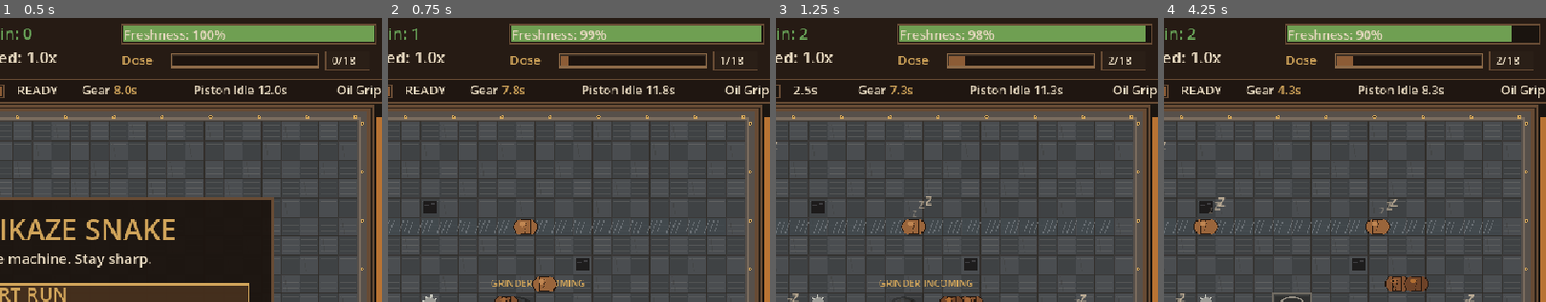
Above: before the commit, frames 1-4 (left to right).
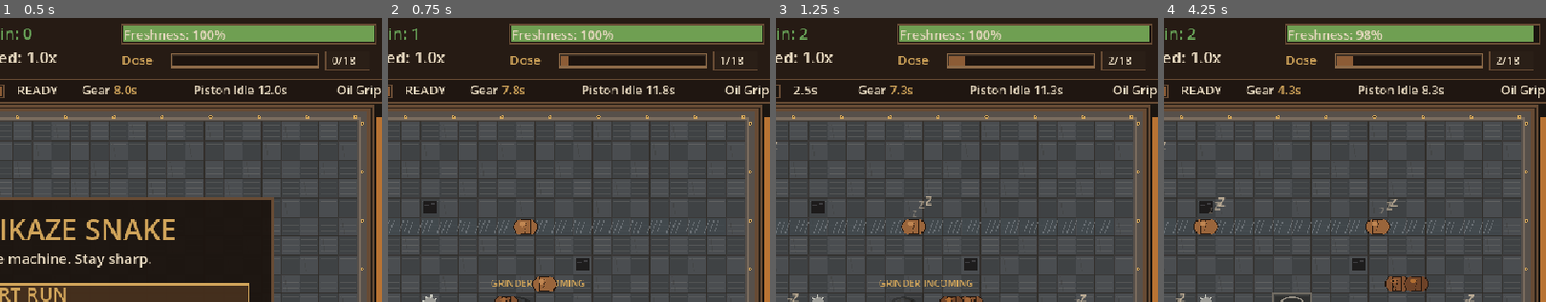
Above: after the commit, the same moments.

Repository: weitero/deja-brew
Game: Godot game, scene res://scenes/app/main.tscn
The game is run twice, just before and just after one commit, with the same random seed, the same clock (stepped at 60 frames per second) and the same inputs.
Inputs:
- Up to frame 1 (0.5 s): no input
- Up to frame 2 (0.75 s): tap Enter at 0.5, 0.6 s; hold Right (ui_right) from 0.53 s (still down)
- Up to frame 3 (1.25 s): keep holding Right (ui_right); tap Space at 0.77 s
- Up to frame 4 (4.25 s): release Right (ui_right) at 1.28 s; hold Down (ui_down) 1.28-2.03 s; tap Keypad Enter at 1.35, 3.6 s; tap Space at 1.52, 3.02, 3.77 s; hold Right (ui_right) 2.03-2.78 s; tap E at 2.1 s; hold Up (ui_up) 2.78-3.53 s; tap Enter at 2.85 s; hold Left (ui_left) from 3.53 s (still down)
The pictures show only the part of the screen within x 38-88%, y 0-50%; the shares and areas given below are measured in that part.

Frame 1 is identical in both runs. In frame 2, 0.2% of the frame differs, in the area x 50-98%, y 2-9%; in frame 3, 0.2%; in frame 4, 0.4%, in the area x 52-97%, y 2-9%.

Commit message:
fix: correct freshness drain rate to improve gameplay balance

Diff:
--- a/scripts/gameplay/run_manager.gd
+++ b/scripts/gameplay/run_manager.gd
@@ -42,7 +42,7 @@
 const GROUND_FRESHNESS_GAIN := 2.0
 const WASTE_SPILL_LIFE := 0.45
 const FRESHNESS_MAX := 100.0
-const FRESHNESS_DRAIN_PER_SEC := 2.8
+const FRESHNESS_DRAIN_PER_SEC := 0.5
 const RALLY_RADIUS_CELLS := 3.0
 const RALLY_COOLDOWN_SEC := 3.0
 const RESUME_COUNTDOWN_SEC := 3.0
